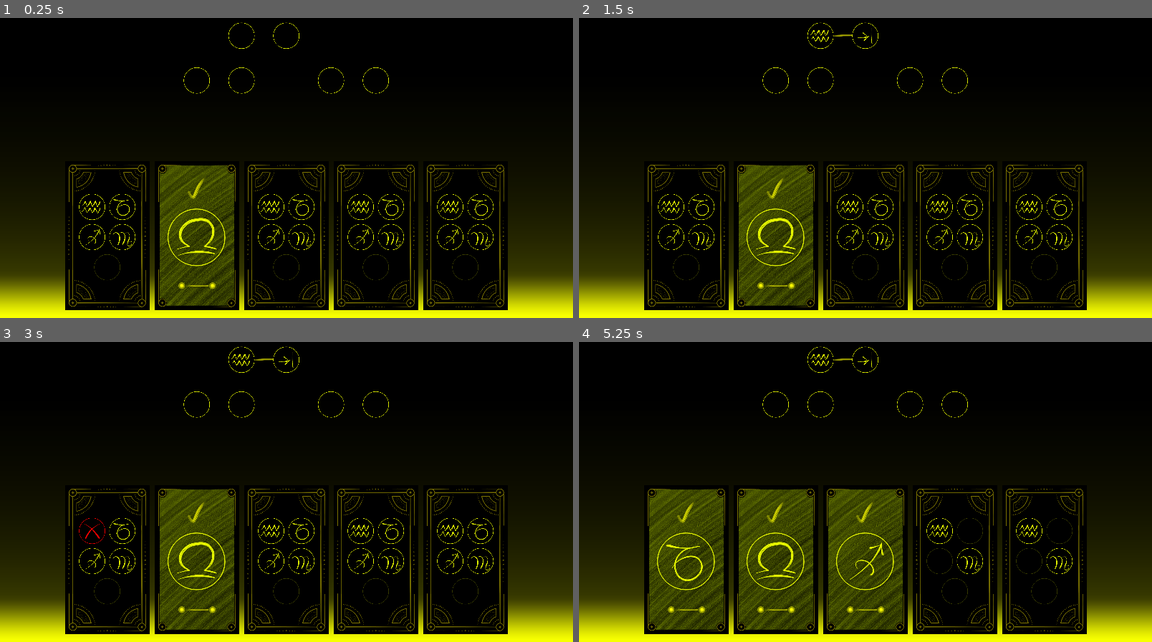
Above: before the commit, frames 1-4 (two rows, left to right).
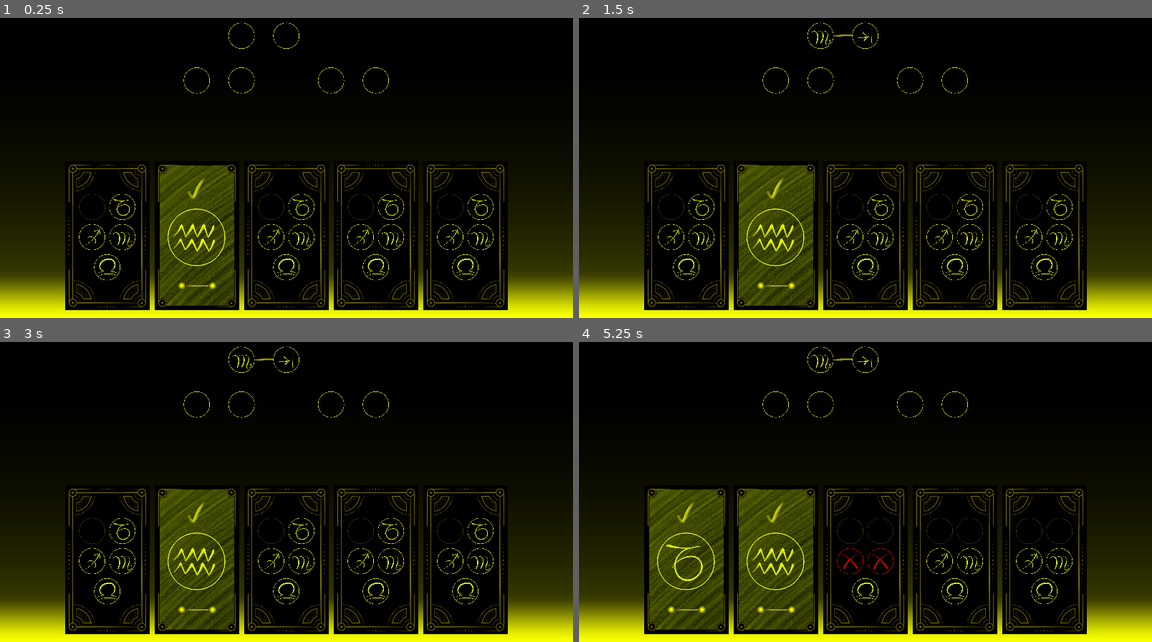
Above: after the commit, the same moments.

Repository: kosinaz/cosmic-conundrum
Game: Godot game, scene res://level1.tscn
Same seed, same stepped clock (60 frames per second), same inputs: the game is played once before the commit and once after it. Before the commit the project starts from res://ingame.tscn.
Inputs (mouse positions are in pixels of both pictures, inside the frame that each line leads up to):
- Up to frame 1 (0.25 s): no input
- Up to frame 2 (1.5 s): click (819, 36) at 0.52 s; click (865, 36) at 1.27 s
- Up to frame 3 (3 s): click (240, 405) at 2.02 s; click (91, 531) at 2.77 s
- Up to frame 4 (5.25 s): click (699, 531) at 3.52 s; click (848, 561) at 4.27 s; click (882, 561) at 5.02 s

The runs differ from the first frame. In frame 1, 0.8% of the frame differs, in the area x 13-84%, y 58-88%; in frame 2, 0.9%; in frame 3, 0.9%; in frame 4, 6.6%, in the area x 30-84%, y 3-97%.

Commit message:
add level2

Diff:
--- a/Cosmic Conundrum/clue.gd
+++ b/Cosmic Conundrum/clue.gd
@@ -2,15 +2,23 @@
 extends Control
 
 export var id = 0
+export var direction = 0
 export var rule = "right"
 export var revealed = true
 
 func _process(_delta):
+	for i in range(2):
+		if i == direction:
+			continue
+		get_node("Line" + str(i)).visible = false
+		get_node("Rule" + str(i)).visible = false
+		get_node("Rule" + str(i)).disabled = false
 	$Sign.disabled = revealed
-	$Line.visible = revealed
-	$Rule.disabled = revealed
+	get_node("Line" + str(direction)).visible = revealed
+	get_node("Rule" + str(direction)).visible = true
+	get_node("Rule" + str(direction)).disabled = revealed
 	$Sign.texture_disabled = load("res://assets/" + str(id + 1) + ".png")
-	$Rule.texture_disabled = load("res://assets/clue-" + rule + ".png")
+	get_node("Rule" + str(direction)).texture_disabled = load("res://assets/clue-" + rule + ".png")
 
 
 func _on_rule_pressed():
--- a/Cosmic Conundrum/clue.tscn
+++ b/Cosmic Conundrum/clue.tscn
@@ -10,9 +10,10 @@
 [node name="Clue" type="Control"]
 margin_left = 310.0
 margin_top = 180.0
-margin_right = 470.0
+margin_right = 390.0
 margin_bottom = 260.0
 script = ExtResource( 1 )
+revealed = false
 
 [node name="Sign" type="TextureButton" parent="."]
 margin_right = 50.0
@@ -23,7 +24,8 @@
 texture_disabled = ExtResource( 2 )
 expand = true
 
-[node name="Line" type="TextureRect" parent="."]
+[node name="Line0" type="TextureRect" parent="."]
+visible = false
 margin_left = 40.0
 margin_top = 20.0
 margin_right = 85.0
@@ -32,7 +34,29 @@
 texture = ExtResource( 3 )
 expand = true
 
-[node name="Rule" type="TextureButton" parent="."]
+[node name="Line1" type="TextureRect" parent="."]
+visible = false
+margin_left = 40.0
+margin_top = 34.0
+margin_right = 120.0
+margin_bottom = 44.0
+rect_min_size = Vector2( 45, 10 )
+rect_rotation = 45.0
+texture = ExtResource( 3 )
+expand = true
+
+[node name="Line2" type="TextureRect" parent="."]
+visible = false
+margin_left = 30.0
+margin_top = 40.0
+margin_right = 75.0
+margin_bottom = 50.0
+rect_min_size = Vector2( 45, 10 )
+rect_rotation = 90.0
+texture = ExtResource( 3 )
+expand = true
+
+[node name="Rule0" type="TextureButton" parent="."]
 margin_left = 80.0
 margin_right = 130.0
 margin_bottom = 50.0
@@ -41,5 +65,29 @@
 texture_disabled = ExtResource( 4 )
 expand = true
 
+[node name="Rule1" type="TextureButton" parent="."]
+visible = false
+margin_left = 80.0
+margin_top = 80.0
+margin_right = 130.0
+margin_bottom = 130.0
+texture_normal = ExtResource( 5 )
+texture_pressed = ExtResource( 6 )
+texture_disabled = ExtResource( 4 )
+expand = true
+
+[node name="Rule2" type="TextureButton" parent="."]
+visible = false
+margin_top = 80.0
+margin_right = 50.0
+margin_bottom = 130.0
+disabled = true
+texture_normal = ExtResource( 5 )
+texture_pressed = ExtResource( 6 )
+texture_disabled = ExtResource( 4 )
+expand = true
+
 [connection signal="pressed" from="Sign" to="." method="_on_sign_pressed"]
-[connection signal="pressed" from="Rule" to="." method="_on_rule_pressed"]
+[connection signal="pressed" from="Rule0" to="." method="_on_rule_pressed"]
+[connection signal="pressed" from="Rule1" to="." method="_on_rule_pressed"]
+[connection signal="pressed" from="Rule2" to="." method="_on_rule_pressed"]
--- /dev/null
+++ b/Cosmic Conundrum/decoy.gd
@@ -0,0 +1,6 @@
+extends Control
+
+func _on_sign_pressed():
+	for clue in $"..".get_children():
+		if clue.get_node("Sign").pressed:
+			clue.get_node("Sign").pressed = false
--- /dev/null
+++ b/Cosmic Conundrum/decoy.tscn
@@ -0,0 +1,21 @@
+[gd_scene load_steps=4 format=2]
+
+[ext_resource path="res://decoy.gd" type="Script" id=1]
+[ext_resource path="res://assets/circle.png" type="Texture" id=5]
+[ext_resource path="res://assets/circle-on.png" type="Texture" id=6]
+
+[node name="Decoy" type="Control"]
+margin_left = 310.0
+margin_top = 180.0
+margin_right = 390.0
+margin_bottom = 260.0
+script = ExtResource( 1 )
+
+[node name="Sign" type="TextureButton" parent="."]
+margin_right = 50.0
+margin_bottom = 50.0
+texture_normal = ExtResource( 5 )
+texture_pressed = ExtResource( 6 )
+expand = true
+
+[connection signal="pressed" from="Sign" to="." method="_on_sign_pressed"]
--- /dev/null
+++ b/Cosmic Conundrum/level1.tscn
@@ -0,0 +1,103 @@
+[gd_scene load_steps=6 format=2]
+
+[ext_resource path="res://card.tscn" type="PackedScene" id=1]
+[ext_resource path="res://level.gd" type="Script" id=2]
+[ext_resource path="res://clue.tscn" type="PackedScene" id=3]
+
+[sub_resource type="Gradient" id=1]
+interpolation_mode = 2
+offsets = PoolRealArray( 0, 0.217877, 0.865922, 1 )
+colors = PoolColorArray( 0, 0, 0, 1, 0, 0, 0, 1, 0.21648, 0.223464, 0, 1, 0.96875, 1, 0, 1 )
+
+[sub_resource type="GradientTexture2D" id=2]
+gradient = SubResource( 1 )
+fill_from = Vector2( 0, 0.00833333 )
+fill_to = Vector2( 0, 1 )
+
+[node name="Ingame" type="Node"]
+script = ExtResource( 2 )
+
+[node name="Background" type="TextureRect" parent="."]
+anchor_right = 1.0
+anchor_bottom = 1.0
+texture = SubResource( 2 )
+stretch_mode = 1
+
+[node name="ClueContainer" type="Control" parent="."]
+anchor_right = 1.0
+anchor_bottom = 1.0
+
+[node name="Clue" parent="ClueContainer" instance=ExtResource( 3 )]
+margin_left = 407.0
+margin_top = 46.0
+margin_right = 487.0
+margin_bottom = 126.0
+id = 3
+
+[node name="Clue2" parent="ClueContainer" instance=ExtResource( 3 )]
+margin_left = 327.0
+margin_top = 126.0
+margin_right = 407.0
+margin_bottom = 206.0
+id = 1
+rule = "left"
+
+[node name="Clue3" parent="ClueContainer" instance=ExtResource( 3 )]
+margin_left = 567.0
+margin_top = 126.0
+margin_right = 647.0
+margin_bottom = 206.0
+id = 4
+rule = "middle"
+
+[node name="CardContainer" type="MarginContainer" parent="."]
+anchor_left = 0.5
+anchor_top = 1.0
+anchor_right = 0.5
+anchor_bottom = 1.0
+margin_left = -512.0
+margin_top = -290.0
+margin_right = 512.0
+custom_constants/margin_right = 10
+custom_constants/margin_top = 10
+custom_constants/margin_left = 10
+custom_constants/margin_bottom = 10
+
+[node name="Cards" type="HBoxContainer" parent="CardContainer"]
+unique_name_in_owner = true
+margin_left = 10.0
+margin_top = 10.0
+margin_right = 1014.0
+margin_bottom = 280.0
+custom_constants/separation = 10
+alignment = 1
+
+[node name="Card" parent="CardContainer/Cards" instance=ExtResource( 1 )]
+margin_left = 107.0
+margin_right = 257.0
+margin_bottom = 270.0
+id = 1
+
+[node name="Card2" parent="CardContainer/Cards" instance=ExtResource( 1 )]
+margin_left = 267.0
+margin_right = 417.0
+margin_bottom = 270.0
+front = false
+
+[node name="Card3" parent="CardContainer/Cards" instance=ExtResource( 1 )]
+margin_left = 427.0
+margin_right = 577.0
+margin_bottom = 270.0
+id = 4
+
+[node name="Card4" parent="CardContainer/Cards" instance=ExtResource( 1 )]
+margin_left = 587.0
+margin_right = 737.0
+margin_bottom = 270.0
+id = 2
+
+[node name="Card5" parent="CardContainer/Cards" instance=ExtResource( 1 )]
+margin_left = 747.0
+margin_right = 897.0
+margin_bottom = 270.0
+id = 3
--- a/Cosmic Conundrum/ingame.tscn
+++ b/Cosmic Conundrum/level2.tscn
@@ -1,8 +1,9 @@
-[gd_scene load_steps=6 format=2]
+[gd_scene load_steps=7 format=2]
 
 [ext_resource path="res://card.tscn" type="PackedScene" id=1]
-[ext_resource path="res://ingame.gd" type="Script" id=2]
+[ext_resource path="res://level.gd" type="Script" id=2]
 [ext_resource path="res://clue.tscn" type="PackedScene" id=3]
+[ext_resource path="res://decoy.tscn" type="PackedScene" id=4]
 
 [sub_resource type="Gradient" id=1]
 interpolation_mode = 2
@@ -30,27 +31,46 @@
 [node name="Clue" parent="ClueContainer" instance=ExtResource( 3 )]
 margin_left = 407.0
 margin_top = 46.0
-margin_right = 567.0
+margin_right = 487.0
 margin_bottom = 126.0
-revealed = false
+id = 4
+direction = 1
+rule = "left"
 
 [node name="Clue2" parent="ClueContainer" instance=ExtResource( 3 )]
 margin_left = 327.0
 margin_top = 126.0
-margin_right = 487.0
+margin_right = 407.0
 margin_bottom = 206.0
-id = 1
-rule = "left"
-revealed = false
+id = 2
+direction = 1
+rule = "middle"
 
 [node name="Clue3" parent="ClueContainer" instance=ExtResource( 3 )]
 margin_left = 567.0
 margin_top = 126.0
+margin_right = 647.0
+margin_bottom = 206.0
+id = 3
+direction = 2
+
+[node name="Decoy" parent="ClueContainer" instance=ExtResource( 4 )]
+margin_left = 647.0
+margin_top = 46.0
 margin_right = 727.0
+margin_bottom = 126.0
+
+[node name="Decoy2" parent="ClueContainer" instance=ExtResource( 4 )]
+margin_left = 247.0
+margin_top = 126.0
+margin_right = 327.0
 margin_bottom = 206.0
-id = 2
-rule = "middle"
-revealed = false
+
+[node name="Decoy3" parent="ClueContainer" instance=ExtResource( 4 )]
+margin_left = 727.0
+margin_top = 46.0
+margin_right = 807.0
+margin_bottom = 126.0
 
 [node name="CardContainer" type="MarginContainer" parent="."]
 anchor_left = 0.5
@@ -78,14 +98,12 @@
 margin_left = 107.0
 margin_right = 257.0
 margin_bottom = 270.0
-id = 1
+id = 4
 
 [node name="Card2" parent="CardContainer/Cards" instance=ExtResource( 1 )]
 margin_left = 267.0
 margin_right = 417.0
 margin_bottom = 270.0
-id = 4
-front = false
 
 [node name="Card3" parent="CardContainer/Cards" instance=ExtResource( 1 )]
 margin_left = 427.0
@@ -97,9 +115,11 @@
 margin_left = 587.0
 margin_right = 737.0
 margin_bottom = 270.0
-id = 3
+id = 1
+front = false
 
 [node name="Card5" parent="CardContainer/Cards" instance=ExtResource( 1 )]
 margin_left = 747.0
 margin_right = 897.0
 margin_bottom = 270.0
+id = 3
--- a/Cosmic Conundrum/project.godot
+++ b/Cosmic Conundrum/project.godot
@@ -11,7 +11,7 @@
 [application]
 
 config/name="Cosmic Conundrum"
-run/main_scene="res://ingame.tscn"
+run/main_scene="res://level1.tscn"
 config/icon="res://icon.png"
 
 [display]
Renamed: Cosmic Conundrum/ingame.gd -> Cosmic Conundrum/level.gd
